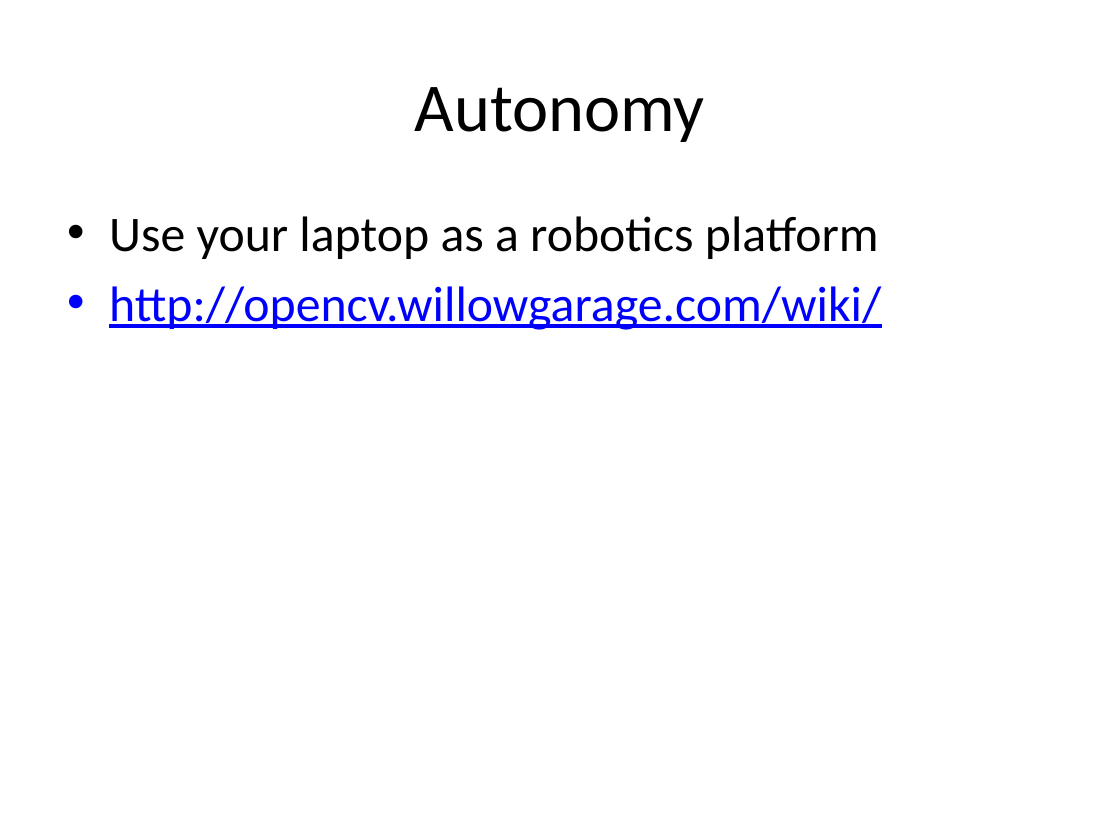
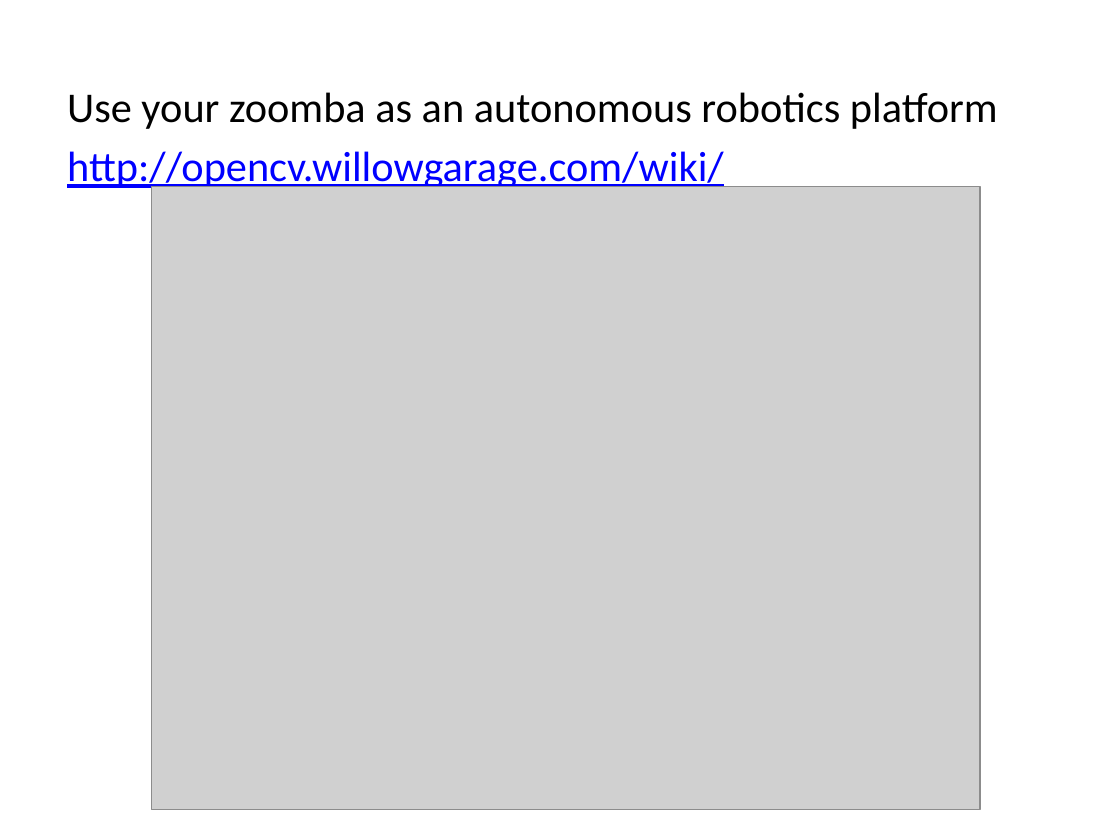
Before and after one commit to antfriend/Tele, a slide deck: slide 18 of Zoomba.pptx (slide 15 before the commit). Drawn at 1120x840 pixels with LibreOffice and Linux fonts; fonts in the diff are those of the drawing; grey boxes stand for pictures. Boxes give left, top, right and bottom in pixels: in the first picture for what was removed or moved away, otherwise in the second. Text is boxed around its words. In the diff, an @@ line names an element or a change of style, - is before the commit and + after.

```diff
--- a/Zoomba.pptx
+++ b/Zoomba.pptx
@@ text "Use your zoomba as an ...": place and size @@
-text "Use your zoomba as an ..." at (109, 216, 881, 330)
+text "Use your zoomba as an ..." at (67, 92, 998, 193)
@@ title removed at (415, 87, 705, 142) @@
-Autonomy
@@ text at (67, 92, 998, 129): text changed; size 32 to 27.2 pt @@
-• Use your laptop as a robotics platform
+Use your zoomba as an autonomous robotics platform
@@ text at (67, 151, 724, 193): size 32 to 27.2 pt in "http://opencv.willowgarage.com/wiki/"; bullet • to none @@
@@ picture added at (151, 187, 980, 810) @@
```
Also in this commit, not shown: 6 other slides changed, 5 slides added, 1 slide removed.
